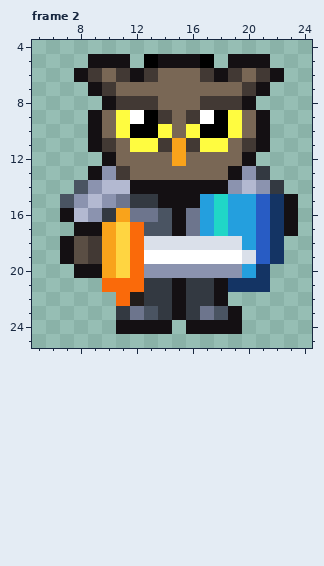
Edited in one commit: pixel-art file (editables/owls.aseprite). Above, as it was before the edit.
32x32 pixels, 5 frames. Shown: frame 2: x 5..24, y 4..25. The commit also changed other frames, which this record leaves out.
The same view after the edit:
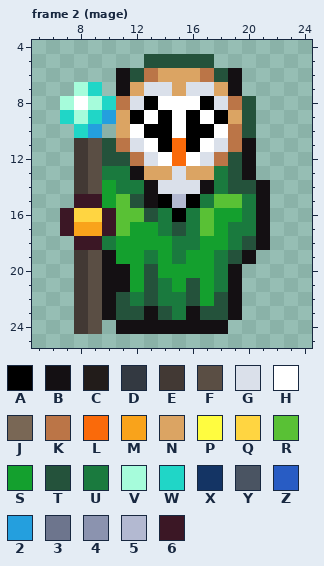
Palette (. is transparent): A #000000  B #141013  C #221c1a  D #333941  E #423934  F #5a4e44  G #dae0ea  H #ffffff  J #796755  K #bb7547  L #fa6a0a  M #f9a31b  N #dba463  P #fffc40  Q #ffd541  R #59c135  S #14a02e  T #24523b  U #1a7a3e  V #a6fcdb  W #20d6c7  X #143464  Y #4a5462  Z #285cc4  2 #249fde  3 #6d758d  4 #8b93af  5 #b3b9d1  6 #3b1725
The author wrote: added mage sprite and end-of-player-turn states
Change:
layer "owl" now hidden
Changed rows in their new state; - is an unchanged pixel.
Frame 2 (mage), layers "sword", "shield", "other-owl Copy Copy":
first column x 7:
 5 --...-TTTTT-...--
 6 -...BTKNNNKTB...-
 7 -VW.BNGGNGGNB..--
 8 VHVWKGAHHHAGKT---
 9 WVW2NAHAHA--NT.--
10 -W2.NH-AHA-HKT.--
11 -EFTKGHALAHGKB.--
12 -EFTTKGHLHGKT----
13 -EFUUBNNGNNUTB.--
14 -EFSUU-GGG-UTTB.-
15 .66SRTBA5AURRUB..
16 6QQ6RRTUAURSSUB..
17 6MM6RSSUTURSUUB..
18 .66USSSSUUSSUTB.-
19 .EFBSSUSUSSUTB..-
20 -EFBBSTSSSSUB..--
21 -EFBBSTUSTSUB..--
22 -EFBTUTUUTSTB----
23 -EFBTTBTUBTT-----
24 -EF-----B---.----
Where, in picture pixels (left, top, right, bottom), the same in both pictures:
changed: (60, 54, 298, 334)
